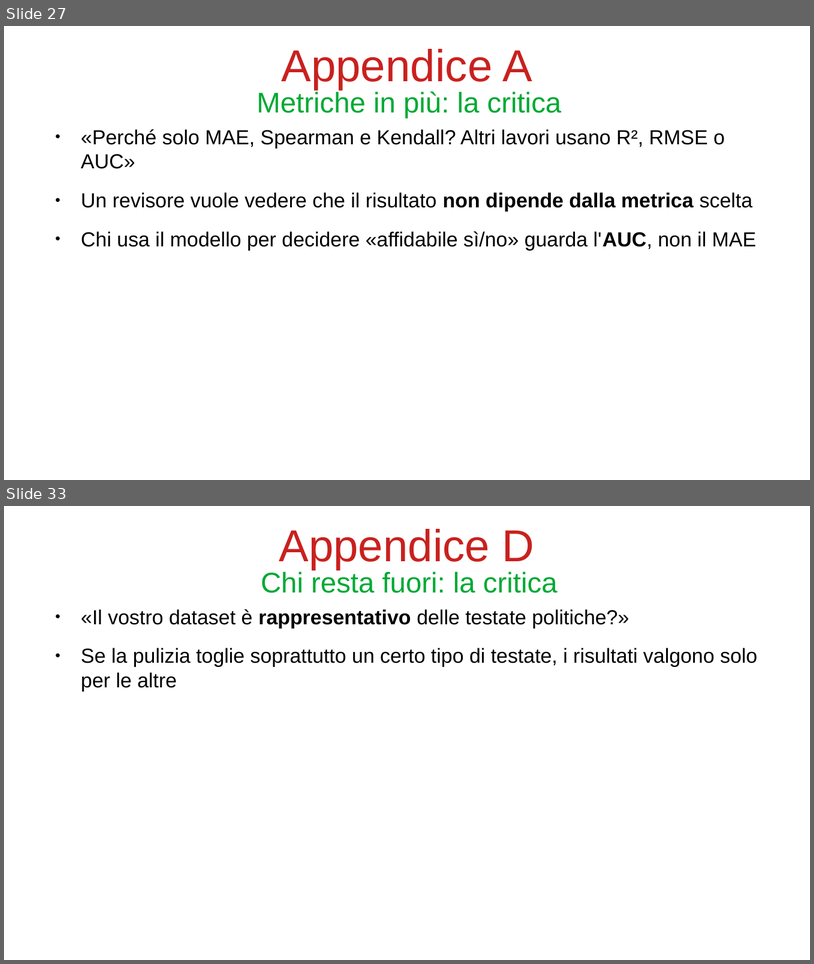
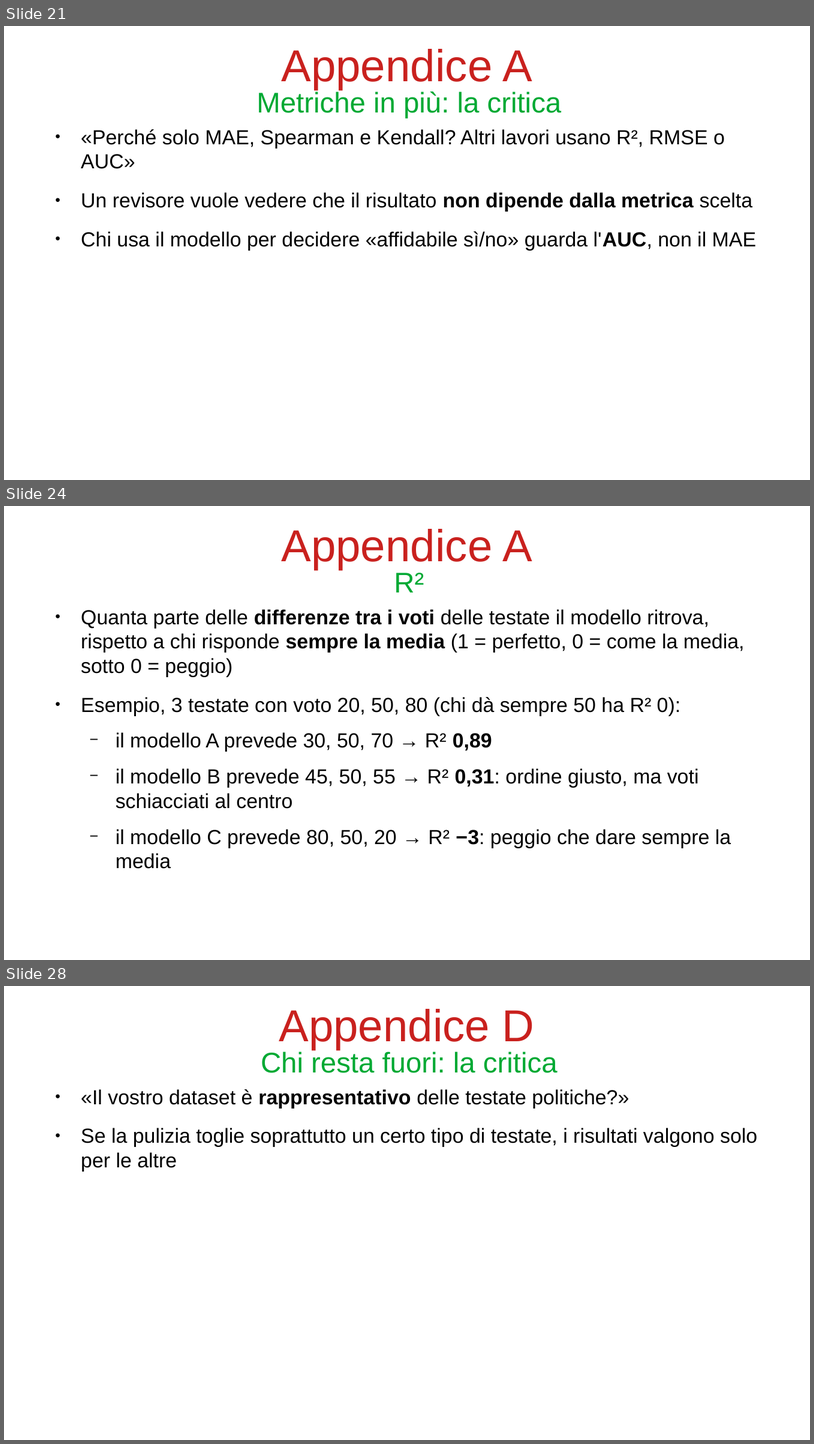
Before and after one commit to bianchi-john/PublisherClassification, a slide deck: Presentazioni/Paper rivista/PaperRivista.odp. Shown one above the other, each under a label of ours: slides 27 and 33 before the commit, slides 21, 24 and 28 after it; the slides between them are not shown. The pictures are 814x964 and 814x1444 pixels, drawn with LibreOffice and Linux fonts; fonts in the diff are those of the drawing. Boxes give left, top, right and bottom in pixels: in the first picture for what was removed or moved away, otherwise in the second. Text is boxed around its words. In the diff, an @@ line names an element or a change of style, - is before the commit and + after.

```diff
--- a/Presentazioni/Paper rivista/PaperRivista.odp
+++ b/Presentazioni/Paper rivista/PaperRivista.odp
@@ slide 24 added at bbox=[4, 506, 810, 960], background #FFFFFF @@
@@ title added at bbox=[282, 529, 533, 570], 44 pt, text #C9211E @@
+Appendice A
@@ title added at bbox=[394, 573, 424, 592], 28 pt, text #00A933 @@
+R²
@@ text added at bbox=[81, 609, 745, 868], 20 pt, text #000000 @@
+● Quanta parte delle differenze tra i voti delle testate il modello ritrova, rispetto a chi risponde sempre la media (1 = perfetto, 0 = come la media, sotto 0 = peggio)
+● Esempio, 3 testate con voto 20, 50, 80 (chi dà sempre 50 ha R² 0):
+  − il modello A prevede 30, 50, 70 → R² 0,89
+  − il modello B prevede 45, 50, 55 → R² 0,31: ordine giusto, ma voti schiacciati al centro
+  − il modello C prevede 80, 50, 20 → R² −3: peggio che dare sempre la media
@@ what was slide 27 is now slide 21 @@
@@ what was slide 33 is now slide 28 @@
```
Also in this commit, not shown: 14 slides changed, 3 other slides added, 6 slides removed, 29 other files.
